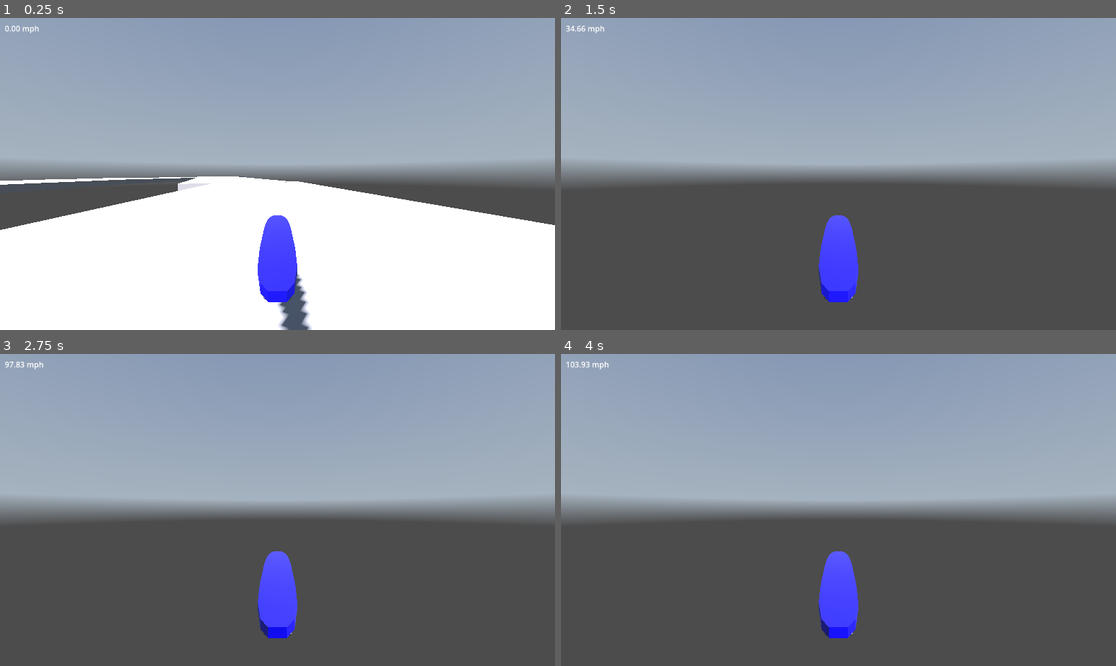
Above: before the commit, frames 1-4 (two rows, left to right).
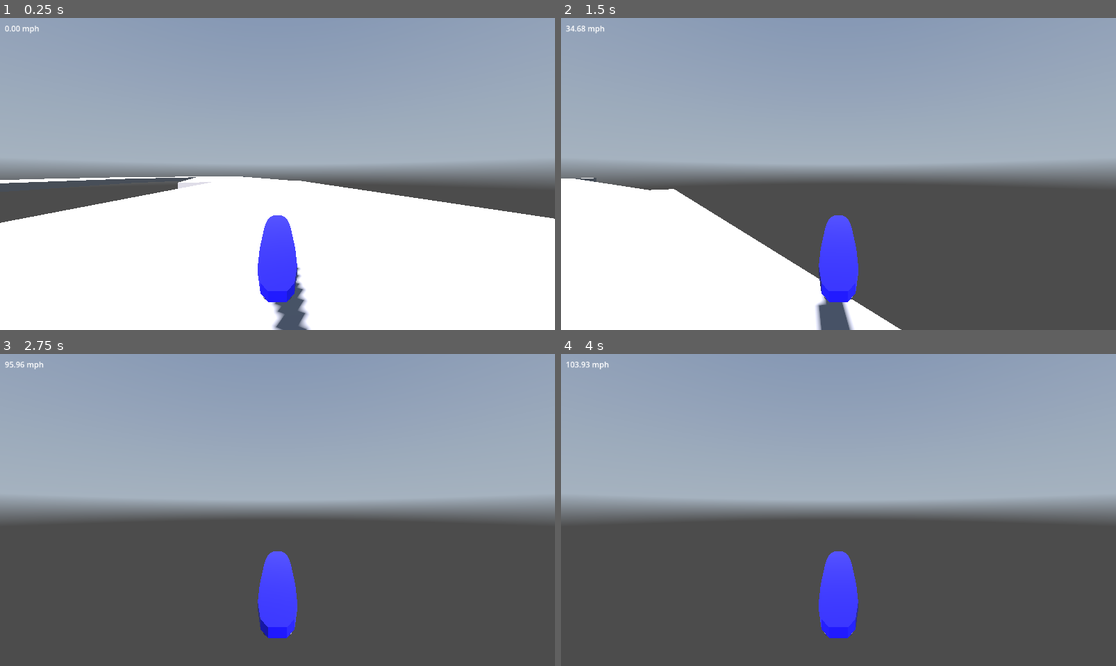
Above: after the commit, the same moments.

Repository: William-Young-97/hover-board
Game: Godot game, scene res://test.tscn
The game is run twice, just before and just after one commit, with the same random seed, the same clock (stepped at 60 frames per second) and the same inputs. A sky picture missing from this copy of the repository is replaced by a grey-blue gradient.
Inputs:
- Up to frame 1 (0.25 s): no input
- Up to frame 2 (1.5 s): hold D (right) 0.53-1.28 s; hold Shift (drift, bound only before the commit) 0.53-1.28 s; tap B (boost) at 0.6 s; hold S (back) from 1.28 s (still down); tap Shift (drift, bound only before the commit) at 1.35 s
- Up to frame 3 (2.75 s): tap B (boost) at 1.55, 2.1 s; tap Enter at 2 s; release S (back) at 2.03 s; hold D (right) from 2.03 s (still down); hold Shift (drift, bound only before the commit) from 2.03 s (still down)
- Up to frame 4 (4 s): release D (right) at 2.78 s; release Shift (drift, bound only before the commit) at 2.78 s; hold W (forward) 2.78-3.53 s; tap Shift (drift, bound only before the commit) at 2.85 s; tap B (boost) at 3.05, 3.6 s; tap Space at 3.5 s; hold A (left) from 3.53 s (still down); hold Shift (drift, bound only before the commit) from 3.53 s (still down)

The runs differ from the first frame. In frame 1, 1.6% of the frame differs, in the area x 0-100%, y 50-100%; in frame 2, 19%, in the area x 0-62%, y 2-100%; in frame 3, less than 0.1%; in frame 4, less than 0.1%.

Commit message:
add jump; add set jump rotation

Diff:
--- a/hoverboard.tscn
+++ b/hoverboard.tscn
@@ -54,6 +54,9 @@
 
 [node name="RayCastFL" type="RayCast3D" parent="BoardController" groups=["raycasts"]]
 transform = Transform3D(1, 0, 0, 0, 1, 0, 0, 0, 1, -0.05, 0.02, -0.65)
+target_position = Vector3(0, -0.25, 0)
+debug_shape_custom_color = Color(1, 0, 0, 1)
+debug_shape_thickness = 1
 
 [node name="MeshInstance3D" type="MeshInstance3D" parent="BoardController/RayCastFL"]
 transform = Transform3D(0.05, 0, 0, 0, 0.05, 0, 0, 0, 0.05, 0, 0, 0)
@@ -61,6 +64,9 @@
 
 [node name="RayCastFR" type="RayCast3D" parent="BoardController" groups=["raycasts"]]
 transform = Transform3D(1, 0, 0, 0, 1, 0, 0, 0, 1, 0.05, 0.02, -0.65)
+target_position = Vector3(0, -0.25, 0)
+debug_shape_custom_color = Color(1, 0, 0, 1)
+debug_shape_thickness = 1
 
 [node name="MeshInstance3D" type="MeshInstance3D" parent="BoardController/RayCastFR"]
 transform = Transform3D(0.05, 0, 0, 0, 0.05, 0, 0, 0, 0.05, 0, 0, 0)
@@ -68,6 +74,9 @@
 
 [node name="RayCastBL" type="RayCast3D" parent="BoardController" groups=["raycasts"]]
 transform = Transform3D(1, 0, 0, 0, 1, 0, 0, 0, 1, -0.05, 0.02, 0.65)
+target_position = Vector3(0, -0.25, 0)
+debug_shape_custom_color = Color(1, 0, 0, 1)
+debug_shape_thickness = 1
 
 [node name="MeshInstance3D" type="MeshInstance3D" parent="BoardController/RayCastBL"]
 transform = Transform3D(0.05, 0, 0, 0, 0.05, 0, 0, 0, 0.05, 0, 0, 0)
@@ -75,6 +84,9 @@
 
 [node name="RayCastBR" type="RayCast3D" parent="BoardController" groups=["raycasts"]]
 transform = Transform3D(1, 0, 0, 0, 1, 0, 0, 0, 1, 0.05, 0.02, 0.65)
+target_position = Vector3(0, -0.25, 0)
+debug_shape_custom_color = Color(1, 0, 0, 1)
+debug_shape_thickness = 1
 
 [node name="MeshInstance3D" type="MeshInstance3D" parent="BoardController/RayCastBR"]
 transform = Transform3D(0.05, 0, 0, 0, 0.05, 0, 0, 0, 0.05, 0, 0, 0)
--- a/hoverboard_script.gd
+++ b/hoverboard_script.gd
@@ -1,33 +1,45 @@
 extends CharacterBody3D
-# hover
-@export var hover_height := 0.2
-@export var deadzone := 0.1
-@export var spring_k := 10.0
-@export var damping := 15.0
-
-# turning
-@export var max_turn_rate := 1.5
-@export var turn_acceleration := 8.0
-@export var turn_curve_exponent := 2.0
-@export var turn_damping := 10.0
+# hover set to same hieght as raycast length
+var hover_height := 0.25
+var deadzone := 0.05
+var spring_k := 50
+var damping := 2 * sqrt(spring_k)
+
+# airtime tracking
+var _in_air := false
+var current_air_time := 0.0
+var last_air_time := 0.0
+
+# turn settings
+var max_turn_rate := 1.5
+var turn_acceleration := 8.0
+var turn_curve_exponent := 2.0
+var turn_damping := 10.0
+var _turn_velocity := 0.0
 
 # forward acceleration
-@export var max_acceleration := 8.0
-@export var top_speed := 50.0
-
-@export var deceleration_rate := 10.0
-@export var top_reverse_speed := 7.5
-
-# drift
-#@export var drift_speed_threshold_mph := 20.0
-#@export var default_drift_angle := 2.0
-#@export var drift_smooth_speed := 1.0
-#@export var drift_velocity_ratio := 0.8
+var max_acceleration := 8.0
+var top_speed := 50.0
+
+# backward acceleration
+var deceleration_rate := 10.0
+var top_reverse_speed := 7.5
+
+# jump settings
+var jump_strength := 2.45
+var _jump_active := false
+
+# jump banking
+var jump_bank_angle := deg_to_rad(20)  # how much to bank
+var bank_speed := 5.0         # radians/sec
+var _base_jump_yaw := 0.0 # set at jump initiation
+var _bank_active := false # set when a direction is picked with jump
+var _bank_target_yaw := Vector3.ZERO # set when bank active
 
 # boost
-@export var boost_duration := 1.0
-@export var boost_multiplier := 1.0
-@export var boost_impulse := 20.0
+var boost_duration := 1.0
+var boost_multiplier := 1.0
+var boost_impulse := 20.0
 
 # gravity
 var gravity = ProjectSettings.get_setting("physics/3d/default_gravity")
@@ -38,43 +50,35 @@
 @onready var bl = $RayCastBL
 @onready var br = $RayCastBR
 
-# ——————————————————————————————————————————————————
-# STATE
-# ——————————————————————————————————————————————————
-# steering
-var _turn_velocity := 0.0
-
-# drift
-var drift_active := false
-var drift_dir := 0
-var drift_target_yaw := 0.0
-var drift_entry_speed := 0.0
-
-# transient input fields
-var _input_dir := Vector3.ZERO
-var _turn_input := 0.0
-
-#var _drift_pressed := false
-#var _drift_held := false
-#var _drift_released := false
-
-
-func _physics_process(delta):
+func _physics_process(delta: float) -> void:
+	# uncomment to see how long we are airbourne
+	#_update_air_time(delta)
+	#if not is_grounded():
+		#print(current_air_time)
+
+	# apply_hover resets us to the max ray cast distance "pushes up"
+	if not _jump_active and is_grounded():
+		apply_hover(delta)
+
+	# responses to input executed in here
 	_handle_input(delta)
+
+	# when grounded kill y velocity
+	horizontal_clamp()
+	# apply gravity to y velocity when airbourne
 	apply_character_gravity(delta)
-	apply_hover(delta)
-	horizontal_clamp()
+	# default mechanic for moving character controller
 	move_and_slide()
 
 
-func _handle_input(delta):
+func _handle_input(delta: float) -> void:
 	var _forward := Input.is_action_pressed("forward")
 	var _backward := Input.is_action_pressed("back")
 	var _left := Input.is_action_pressed("left")
 	var _right := Input.is_action_pressed("right")
 	var _boost := Input.is_action_just_pressed("boost")
-	#var _drift_pressed := Input.is_action_pressed("drift")
-	#var _drift_held := Input.is_action_pressed("drift")
+	var _jump := Input.is_action_just_pressed("jump_drift")
+	var _drift_held := Input.is_action_pressed("jump_drift")
 
 	if _forward:
 		accelerate(delta)
@@ -85,27 +89,57 @@
 		tend_speed_to_zero(delta)
 
 
-	# turn
-	_turn_input = 0.0
+	# define left or right outside steering
+	var _turn_input := 0.0
 	if _left:
 		_turn_input += 1.0
 	if _right:
 		_turn_input -= 1.0
 
-	steering(delta, _turn_input)
+	# Cant steer in jump
+	if not _jump_active:
+		steering(delta, _turn_input)
 
 	if _boost:
 		boost()
 
-	#if _drift_pressed:
-		#apply_drift(delta)
-
-
-func accelerate(delta):
+	var grounded := is_grounded()
+
+	if _jump and grounded and not _jump_active:
+		_jump_active = true
+		jump(delta)
+
+	if _jump_active and not grounded and _drift_held:
+		# lock bank direction
+		if not _bank_active:
+		# calculate relative target to move too
+			if _left:
+				_bank_target_yaw.y = _base_jump_yaw + jump_bank_angle
+				_bank_active = true
+			if _right:
+				_bank_target_yaw.y = _base_jump_yaw - jump_bank_angle
+				_bank_active = true
+
+	if _bank_active:
+		rotate_to_drift_start_pos(delta)
+
+	if _jump_active and not grounded and velocity.y <= 0.0:
+		var fall_multiplier := 4.0
+		# speed up falling but not rising
+		self.velocity.y -= gravity * fall_multiplier * delta
+
+	if _jump_active and grounded and velocity.y <= 0.0:
+		_jump_active = false
+
+
+func accelerate(delta: float) -> void:
+	var zero_y := 0
 	# Keeping hvel so we can seperate air velocity from ground velocity for now
 	# Gives more seperation for grounded and airbourne states
-	var horizontal_velocity := Vector3(velocity.x, 0, velocity.z)
+	var horizontal_velocity := Vector3(velocity.x, zero_y, velocity.z)
 	var forward_direction = -global_transform.basis.z.normalized()
+	forward_direction.y = zero_y
+	forward_direction = forward_direction.normalized()
 	var curr_spd := horizontal_velocity.length()
 	var speed_frac = clamp(curr_spd / top_speed, 0.0, 1.0)
 	var accel_strength = max_acceleration * (1.0 - speed_frac * speed_frac)
@@ -113,8 +147,10 @@
 	self.velocity += forward_direction  * accel_strength * delta
 
 
-func decelerate(delta):
+func decelerate(delta: float) -> void:
 	var forward_direction = -global_transform.basis.z.normalized()
+	forward_direction.y = 0
+	forward_direction = forward_direction.normalized()
 	var hvel    = Vector3(velocity.x, 0, velocity.z)
 	var curr_spd = hvel.length()
 	var signed_spd = hvel.dot(forward_direction)  # +ve → forward, -ve → backward
@@ -132,7 +168,7 @@
 			var add = min(deceleration_rate  * delta, headroom)
 			velocity += forward_direction * -add
 
-func tend_speed_to_zero(delta):
+func tend_speed_to_zero(delta: float) -> void:
 	var forward_direction = -global_transform.basis.z.normalized()
 	var horizontal_velocity := Vector3(velocity.x, 0, velocity.z)
 	var curr_spd = horizontal_velocity.length()
@@ -152,7 +188,7 @@
 		var drag_dir = -horizontal_velocity.normalized()
 		velocity += drag_dir * decel
 
-func steering(delta, turn_input: float):
+func steering(delta: float, turn_input: float) -> void:
 	# base fractions
 	var hspeed    = Vector3(velocity.x,0,velocity.z).length()
 	var speed_frac= clamp(hspeed / top_speed, 0.0, 1.0)
@@ -185,11 +221,37 @@
 
 	_turn_velocity = clamp(_turn_velocity, -max_turn_rate, max_turn_rate)
 
-	# carve your body by a scaled amount
+	# carve body by a scaled amount
 	var actual_turn = _turn_velocity * turn_scale * delta
 	rotate_y(actual_turn)
 	velocity = velocity.rotated(Vector3.UP, actual_turn)
 
+# how is this going to interact with our gravity and airbourne function
+# Want half a second of airtime
+func jump(delta: float) -> void:
+	velocity += Vector3(0, jump_strength ,0)
+	# take this so we can update relative banking
+	_base_jump_yaw = rotation.y
+
+func rotate_to_drift_start_pos(delta):
+	var current_yaw := rotation.y
+	# max radians we’re allowed to turn this frame
+	var max_step = bank_speed * delta
+	# step along the shortest arc toward one‐time target
+	var new_yaw = step_angle(current_yaw, _bank_target_yaw.y, max_step)
+	var delta_y = new_yaw - current_yaw
+
+	rotation.y = new_yaw
+	# carry momentum (make this a seperate function)
+	# velocity = velocity.rotated(Vector3.UP, delta_y)
+
+	# once we’re close enough, stop
+	if abs(wrapf(_bank_target_yaw.y - new_yaw, -PI, PI)) < 0.001:
+		_bank_active = false
+
+
+func apply_drift(delta: float) -> void:
+	pass
 
 #func apply_drift(delta):
 	#if _drift_pressed and not drift_active:
@@ -229,28 +291,16 @@
 		#drift_active = false
 		#drift_entry_speed = 0.0
 
-# Gravity
-
-func apply_character_gravity(delta):
-	if is_airborne():
+# gravity
+func apply_character_gravity(delta: float) -> void:
+	if not is_grounded():
 		velocity.y -= gravity * delta
 	else:
 		velocity.y = max(velocity.y, 0)
 
-func get_corner_gaps() -> Array:
-	var gaps = []
-	for r in [fl, fr, bl, br]:
-		if r.is_colliding():
-			gaps.append(r.global_transform.origin.y - r.get_collision_point().y)
-	return gaps
-
-func average_gaps(gaps: Array) -> float:
-	var total = 0.0
-	for g in gaps:
-		total += g
-	return total / gaps.size()
-
-func apply_hover(delta):
+# "pushes" board up when ray casts collide inside obejct
+func apply_hover(delta: float):
+
 	var gaps = get_corner_gaps()
 	if gaps.is_empty(): return
 	var avg_gap = average_gaps(gaps)
@@ -260,8 +310,13 @@
 		var damp_force = -damping * velocity.y
 		velocity.y += (force + damp_force) * delta
 
-
-# Utils
+func boost():
+	var forward = -global_transform.basis.z.normalized()
+	velocity += forward * boost_impulse
+	horizontal_clamp()
+
+# UTILS
+
 func horizontal_clamp():
 	var hvel = Vector3(velocity.x, 0, velocity.z)
 	if hvel.length() > top_speed:
@@ -269,13 +324,48 @@
 		velocity.x = hvel.x
 		velocity.z = hvel.z
 
-func boost():
-	var forward = -global_transform.basis.z.normalized()
-	velocity += forward * boost_impulse
-	horizontal_clamp()
-
-func is_airborne() -> bool:
+func get_corner_gaps() -> Array:
+	var gaps = []
+	for r in [fl, fr, bl, br]:
+		if r.is_colliding():
+			gaps.append(r.global_transform.origin.y - r.get_collision_point().y)
+	return gaps
+
+func average_gaps(gaps: Array) -> float:
+	var total = 0.0
+	for g in gaps:
+		total += g
+	return total / gaps.size()
+
+func is_grounded() -> bool:
 	var gaps = get_corner_gaps()
+	# if no ray is hitting, we’re clearly airborne
 	if gaps.is_empty():
-		return true
-	return average_gaps(gaps) > (hover_height + deadzone)
+		return false
+
+	# if any corner is within hover_height + deadzone, we consider ourselves grounded
+	var threshold = hover_height + deadzone
+	for gap in gaps:
+		if gap <= threshold:
+			return true
+	return false
+
+func _update_air_time(delta):
+	var grounded = is_grounded()
+	if not grounded:
+		# we’re airborne: accumulate
+		current_air_time += delta
+		_in_air = true
+	elif _in_air:
+		# we just landed: record and reset
+		last_air_time = current_air_time
+		current_air_time = 0.0
+		_in_air = false
+
+# helper function for rotating to bank
+func step_angle(current: float, target: float, max_step: float) -> float:
+	# signed difference wrapped into (–π … +π]
+	var diff = wrapf(target - current, -PI, PI)
+	# clamp that diff to our max_step
+	var step = clamp(diff, -max_step, max_step)
+	return current + step
--- a/project.godot
+++ b/project.godot
@@ -56,7 +56,7 @@
 , Object(InputEventJoypadMotion,"resource_local_to_scene":false,"resource_name":"","device":-1,"axis":5,"axis_value":1.0,"script":null)
 ]
 }
-drift={
+jump_drift={
 "deadzone": 0.2,
 "events": [Object(InputEventJoypadButton,"resource_local_to_scene":false,"resource_name":"","device":-1,"button_index":10,"pressure":0.0,"pressed":true,"script":null)
 , Object(InputEventKey,"resource_local_to_scene":false,"resource_name":"","device":-1,"window_id":0,"alt_pressed":false …(186 unchanged characters)…
